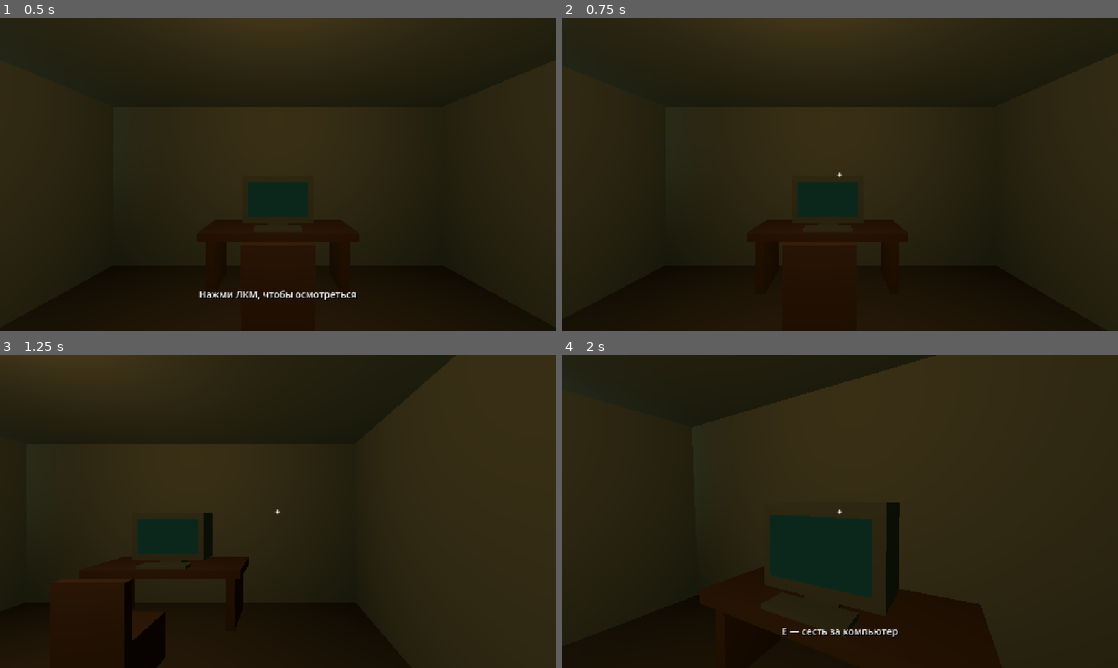
Above: before the commit, frames 1-4 (two rows, left to right).
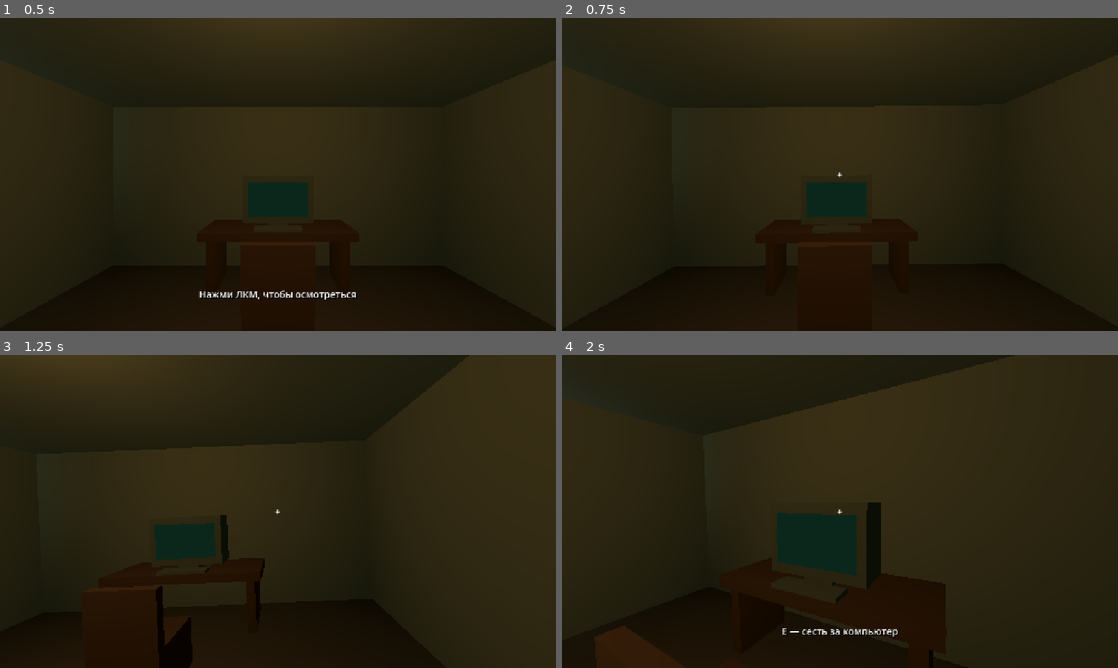
Above: after the commit, the same moments.

Repository: likhorada/SibGameJam_Autumn
Game: Godot game, scene res://scenes/main.tscn
The game is run twice, just before and just after one commit, with the same random seed, the same clock (stepped at 60 frames per second) and the same inputs.
Inputs (mouse positions are in pixels of both pictures, inside the frame that each line leads up to):
- Up to frame 1 (0.5 s): no input
- Up to frame 2 (0.75 s): tap Enter at 0.5 s; move the mouse to (962, 158) at 0.52 s; hold D (move_right) from 0.53 s (still down); hold E (interact) from 0.53 s (still down); click (962, 158) at 0.67 s
- Up to frame 3 (1.25 s): keep holding D (move_right); keep holding E (interact); tap Shift (sprint) at 0.8 s
- Up to frame 4 (2 s): move the mouse to (812, 511) at 1.27 s; release D (move_right) at 1.28 s; release E (interact) at 1.28 s; hold W (move_forward) from 1.28 s (still down); tap Shift (sprint) at 1.35 s; click (812, 511) at 1.42 s; tap E (interact) at 1.55 s

Frame 1 is identical in both runs. In frame 2, 0.4% of the frame differs, in the area x 39-55%, y 52-73%; in frame 3, 2.6%; in frame 4, 5.8%, in the area x 5-82%, y 0-100%.

Commit message:
Add movement-driven camera feedback and smoothed first-person motion

Diff:
--- a/scenes/player/player.tscn
+++ b/scenes/player/player.tscn
@@ -1,6 +1,7 @@
-[gd_scene load_steps=3 format=3]
+[gd_scene load_steps=4 format=3]
 
 [ext_resource type="Script" path="res://scripts/player/player.gd" id="1"]
+[ext_resource type="Script" path="res://scripts/player/camera_motion.gd" id="2"]
 
 [sub_resource type="CapsuleShape3D" id="Capsule"]
 radius = 0.25
@@ -17,7 +18,10 @@
 [node name="Head" type="Node3D" parent="."]
 position = Vector3(0, 1.6, 0)
 
-[node name="Camera3D" type="Camera3D" parent="Head"]
+[node name="CameraMotion" type="Node3D" parent="Head"]
+script = ExtResource("2")
+
+[node name="Camera3D" type="Camera3D" parent="Head/CameraMotion"]
 current = true
 near = 0.05
 fov = 75.0
--- a/scripts/main.gd
+++ b/scripts/main.gd
@@ -70,21 +70,23 @@
 	if what == NOTIFICATION_APPLICATION_FOCUS_OUT:
 		_release_pointer()
 		if is_instance_valid(player):
-			player.velocity = Vector3.ZERO
+			player.stop_motion()
 
 
 func enter_computer() -> void:
 	if mode != Mode.WALKING:
 		return
 	mode = Mode.ENTERING
-	player.controls_enabled = false
-	player.velocity = Vector3.ZERO
+	# Copy before disabling motion: preserve the exact rendered bob/roll/FOV.
+	transition_camera.global_transform = player.camera.global_transform
+	transition_camera.fov = player.camera.fov
+	player.set_controls_enabled(false)
 	player.interaction_id = &""
 	hud.hide()
-	transition_camera.global_transform = player.camera.global_transform
 	transition_camera.make_current()
 	transition = create_tween().set_trans(Tween.TRANS_SINE).set_ease(Tween.EASE_IN_OUT)
 	transition.tween_property(transition_camera, "global_transform", terminal.get_node("SeatView").global_transform, transition_seconds * 0.45)
+	transition.parallel().tween_property(transition_camera, "fov", player.camera_motion.base_fov, transition_seconds * 0.45)
 	transition.tween_property(transition_camera, "global_transform", terminal.get_node("MonitorView").global_transform, transition_seconds * 0.55)
 	transition.tween_callback(_show_desktop)
 
@@ -113,7 +115,7 @@
 func _resume_walking() -> void:
 	mode = Mode.WALKING
 	player.camera.make_current()
-	player.controls_enabled = true
+	player.set_controls_enabled(true)
 	hud.show()
 
 
@@ -127,6 +129,8 @@
 		_record_pointer_release()
 	pointer_was_captured = false
 	Input.mouse_mode = Input.MOUSE_MODE_VISIBLE
+	if is_instance_valid(player):
+		player.stop_motion()
 
 
 func _record_pointer_release() -> void:
--- /dev/null
+++ b/scripts/player/camera_motion.gd
@@ -0,0 +1,75 @@
+class_name PlayerCameraMotion
+extends Node3D
+## Visual-only feedback below Head. Never rotates the capsule or the look pivot.
+
+@export_group("Comfort")
+## Zero disables bob, roll, acceleration response and sprint FOV, not mouse smoothing.
+@export_range(0.0, 2.0) var effect_strength: float = 1.0
+@export_range(1.0, 30.0) var response: float = 10.0
+
+@export_group("Steps")
+@export_range(0.5, 3.0) var stride_length: float = 1.7
+@export_range(0.0, 0.08) var vertical_bob: float = 0.035
+@export_range(0.0, 0.06) var lateral_bob: float = 0.022
+@export_range(0.0, 2.0) var step_roll_degrees: float = 0.4
+@export_range(1.0, 2.0) var sprint_bob_multiplier: float = 1.4
+
+@export_group("Inertia")
+@export_range(0.0, 5.0) var strafe_roll_degrees: float = 2.2
+@export_range(0.0, 4.0) var turn_roll_degrees: float = 1.8
+@export_range(0.0, 4.0) var acceleration_pitch_degrees: float = 1.6
+@export_range(0.0, 3.0) var acceleration_roll_degrees: float = 0.5
+@export_range(0.0, 8.0) var max_roll_degrees: float = 4.5
+
+@export_group("Field of view")
+@export_range(60.0, 100.0) var base_fov: float = 75.0
+@export_range(60.0, 105.0) var sprint_fov: float = 80.0
+
+var step_phase: float = 0.0
+var _step_weight: float = 0.0
+
+@onready var camera: Camera3D = $Camera3D
+
+
+func _ready() -> void:
+	reset_motion()
+
+
+func update_feedback(
+	delta: float, local_velocity: Vector3, local_acceleration: Vector3,
+	look_velocity: Vector2, grounded: bool, sprinting: bool, active: bool,
+	walk_speed: float, sprint_speed: float
+) -> void:
+	var weight := 1.0 - exp(-response * delta)
+	var speed := Vector2(local_velocity.x, local_velocity.z).length() if active else 0.0
+	var moving := grounded and speed > 0.08
+	var run_weight := 0.0
+	if sprinting and moving:
+		run_weight = clampf((speed - walk_speed) / maxf(sprint_speed - walk_speed, 0.01), 0.0, 1.0)
+	var step_target := clampf(speed / maxf(walk_speed, 0.01), 0.0, 1.0) if moving else 0.0
+	_step_weight = lerpf(_step_weight, step_target, weight)
+	if moving:
+		step_phase = fposmod(step_phase + speed * delta * TAU / stride_length, TAU)
+	var amplitude := _step_weight * lerpf(1.0, sprint_bob_multiplier, run_weight)
+	var target_position := Vector3(
+		sin(step_phase) * lateral_bob, sin(step_phase * 2.0) * vertical_bob, 0.0
+	) * amplitude * effect_strength
+	var roll := sin(step_phase) * deg_to_rad(step_roll_degrees) * amplitude
+	var pitch := 0.0
+	if active:
+		roll -= clampf(local_velocity.x / maxf(walk_speed, 0.01), -1.0, 1.0) * deg_to_rad(strafe_roll_degrees)
+		roll -= clampf(look_velocity.x / 3.0, -1.0, 1.0) * deg_to_rad(turn_roll_degrees)
+		roll -= clampf(local_acceleration.x / 18.0, -1.0, 1.0) * deg_to_rad(acceleration_roll_degrees)
+		pitch = -clampf(local_acceleration.z / 18.0, -1.0, 1.0) * deg_to_rad(acceleration_pitch_degrees)
+	roll = clampf(roll, -deg_to_rad(max_roll_degrees), deg_to_rad(max_roll_degrees))
+	position = position.lerp(target_position, weight)
+	rotation = rotation.lerp(Vector3(pitch, 0.0, roll) * effect_strength, weight)
+	var target_fov := lerpf(base_fov, sprint_fov, run_weight * effect_strength)
+	camera.fov = lerpf(camera.fov, target_fov, weight)
+
+
+func reset_motion() -> void:
+	step_phase = 0.0
+	_step_weight = 0.0
+	transform = Transform3D.IDENTITY
+	camera.fov = base_fov
--- a/scripts/player/player.gd
+++ b/scripts/player/player.gd
@@ -3,44 +3,90 @@
 
 @export var walk_speed: float = 2.5
 @export var sprint_speed: float = 4.3
+@export_range(1.0, 60.0) var acceleration: float = 18.0
+@export_range(1.0, 60.0) var braking: float = 22.0
 @export var mouse_sensitivity: float = 0.0022
 @export var interaction_distance: float = 2.2
+## Exponential response in 1/seconds; zero gives instant mouse look.
+@export_range(0.0, 40.0) var look_response: float = 18.0
+@export_range(0.0, 15.0) var max_look_lag_degrees: float = 6.0
 
 var controls_enabled: bool = true
 var interaction_id: StringName = &""
+var _pending_look := Vector2.ZERO
+var _motion_velocity := Vector3.ZERO
+var _motion_acceleration := Vector3.ZERO
 
 @onready var head: Node3D = $Head
-@onready var camera: Camera3D = $Head/Camera3D
+@onready var camera_motion: PlayerCameraMotion = $Head/CameraMotion
+@onready var camera: Camera3D = $Head/CameraMotion/Camera3D
 
 
 func _unhandled_input(event: InputEvent) -> void:
 	if not controls_enabled or Input.mouse_mode != Input.MOUSE_MODE_CAPTURED:
 		return
 	if event is InputEventMouseMotion:
-		rotate_y(-event.screen_relative.x * mouse_sensitivity)
-		head.rotation.x = clampf(
-			head.rotation.x - event.screen_relative.y * mouse_sensitivity,
-			deg_to_rad(-80.0), deg_to_rad(80.0)
-		)
+		_pending_look += event.screen_relative * mouse_sensitivity
+		# Preserve total input while bounding the lag of a fast mouse flick.
+		var limit := deg_to_rad(max_look_lag_degrees)
+		var retained := _pending_look.clamp(Vector2(-limit, -limit), Vector2(limit, limit))
+		_apply_look(_pending_look - retained)
+		_pending_look = retained
+
+
+func _process(delta: float) -> void:
+	if not controls_enabled:
+		return
+	var active := Input.mouse_mode == Input.MOUSE_MODE_CAPTURED
+	var applied_look := Vector2.ZERO
+	if active:
+		var weight := 1.0 if look_response <= 0.0 else 1.0 - exp(-look_response * delta)
+		applied_look = _pending_look * weight
+		_pending_look -= applied_look
+		_apply_look(applied_look)
+	else:
+		_pending_look = Vector2.ZERO
+	var local_velocity := global_basis.inverse() * _motion_velocity
+	var local_acceleration := global_basis.inverse() * _motion_acceleration
+	camera_motion.update_feedback(
+		delta, local_velocity, local_acceleration, applied_look / maxf(delta, 0.0001),
+		is_on_floor(), Input.is_action_pressed("sprint"), active, walk_speed, sprint_speed
+	)
+
+
+func _apply_look(amount: Vector2) -> void:
+	rotate_y(-amount.x)
+	head.rotation.x = clampf(head.rotation.x - amount.y, deg_to_rad(-80.0), deg_to_rad(80.0))
 
 
 func _physics_process(delta: float) -> void:
 	interaction_id = &""
 	if not controls_enabled:
-		velocity = Vector3.ZERO
+		stop_motion()
 		return
 	var direction := Vector3.ZERO
 	if Input.mouse_mode == Input.MOUSE_MODE_CAPTURED:
 		var axis := Input.get_vector("move_left", "move_right", "move_forward", "move_backward")
 		direction = global_basis * Vector3(axis.x, 0.0, axis.y)
 	var speed := sprint_speed if Input.is_action_pressed("sprint") else walk_speed
-	velocity.x = direction.x * speed
-	velocity.z = direction.z * speed
+	var horizontal := Vector3(velocity.x, 0.0, velocity.z)
+	var target := direction * speed
+	var rate := acceleration if target.length_squared() > horizontal.length_squared() else braking
+	horizontal = horizontal.move_toward(target, rate * delta)
+	# Focus loss/Esc must stop immediately, not continue the normal braking glide.
+	if Input.mouse_mode != Input.MOUSE_MODE_CAPTURED:
+		horizontal = Vector3.ZERO
+	velocity.x = horizontal.x
+	velocity.z = horizontal.z
 	if not is_on_floor():
 		velocity += get_gravity() * delta
 	else:
 		velocity.y = 0.0
 	move_and_slide()
+	var actual_velocity := get_real_velocity()
+	actual_velocity.y = 0.0
+	_motion_acceleration = ((actual_velocity - _motion_velocity) / maxf(delta, 0.0001)).limit_length(30.0)
+	_motion_velocity = actual_velocity
 	if Input.mouse_mode == Input.MOUSE_MODE_CAPTURED:
 		interaction_id = find_interaction()
 
@@ -58,5 +104,20 @@
 func place_at(marker: Node3D) -> void:
 	global_transform = marker.global_transform
 	head.rotation = Vector3.ZERO
+	stop_motion(true)
+	interaction_id = &""
+
+
+func set_controls_enabled(enabled: bool) -> void:
+	controls_enabled = enabled
+	if not enabled:
+		stop_motion(true)
+
+
+func stop_motion(reset_camera: bool = false) -> void:
 	velocity = Vector3.ZERO
-	interaction_id = &""
+	_motion_velocity = Vector3.ZERO
+	_motion_acceleration = Vector3.ZERO
+	_pending_look = Vector2.ZERO
+	if reset_camera:
+		camera_motion.reset_motion()
--- /dev/null
+++ b/tests/camera_motion_smoke.gd
@@ -0,0 +1,167 @@
+extends SceneTree
+## godot --path . --script res://tests/camera_motion_smoke.gd
+## Needs a real display for captured-mouse input, just like prototype_smoke.gd.
+
+var failures: int = 0
+var game: Node3D
+var player: ApartmentPlayer
+
+
+func _initialize() -> void:
+	_run.call_deferred()
+
+
+func _run() -> void:
+	if DisplayServer.get_name() == "headless":
+		push_error("Omit --headless for camera/input tests.")
+		quit(2)
+		return
+	game = load("res://scenes/main.tscn").instantiate()
+	root.add_child(game)
+	current_scene = game
+	game.transition_seconds = 0.08
+	player = game.player
+	_spawn(Vector3(4.2, 0.02, 3.5))
+	await _frames(12)
+
+	Input.action_press("move_forward")
+	await _frames(3)
+	var initial_speed := Vector2(player.velocity.x, player.velocity.z).length()
+	_expect(initial_speed > 0.1 and initial_speed < player.walk_speed, "Short acceleration, not instant full speed")
+	await _frames(20)
+	_expect(is_equal_approx(player.velocity.length(), player.walk_speed), "Walk reaches configured speed")
+	_expect(player.camera_motion.position.length() > 0.002, "Walking produces bob")
+	Input.action_release("move_forward")
+	await _frames(2)
+	_expect(player.velocity.length() > 0.05 and player.velocity.length() < player.walk_speed, "Short braking, not instant stop")
+	await _frames(45)
+	_expect(player.velocity.length() < 0.01, "Braking settles to rest")
+	_expect(player.camera_motion.position.length() < 0.001, "Bob settles to neutral")
+	_expect(player.camera_motion.rotation.length() < 0.001, "Acceleration tilt settles")
+
+	_spawn(Vector3(4.2, 0.02, 3.5))
+	Input.action_press("move_forward")
+	Input.action_press("move_right")
+	await _frames(18)
+	_expect(Vector2(player.velocity.x, player.velocity.z).length() <= player.walk_speed + 0.01, "Diagonal input is normalized")
+	_expect(player.camera_motion.rotation.z < -0.005, "Strafing banks the camera")
+	Input.action_release("move_forward")
+	Input.action_release("move_right")
+
+	_spawn(Vector3(4.2, 0.02, 3.5))
+	Input.action_press("sprint")
+	await _frames(25)
+	_expect(absf(player.camera.fov - 75.0) < 0.01, "Shift alone does not change FOV")
+	Input.action_press("move_forward")
+	await _frames(45)
+	_expect(player.camera.fov > 79.0 and player.camera.fov <= 80.01, "Actual sprint widens FOV")
+	Input.action_release("move_forward")
+	Input.action_release("sprint")
+	await _frames(60)
+	_expect(absf(player.camera.fov - 75.0) < 0.01, "Sprint FOV returns at rest")
+
+	_spawn(Vector3(5.02, 0.02, 1.1))
+	Input.action_press("move_right")
+	Input.action_press("sprint")
+	await _frames(60)
+	var phase_at_wall: float = player.camera_motion.step_phase
+	await _frames(30)
+	_expect(absf(player.camera_motion.step_phase - phase_at_wall) < 0.001, "No footsteps while pushing against a wall")
+	_expect(player.camera_motion.position.length() < 0.001, "No stationary wall bob")
+	_expect(absf(player.camera.fov - 75.0) < 0.01, "No sprint FOV against a wall")
+	Input.action_release("move_right")
+	Input.action_release("sprint")
+
+	_spawn(Vector3(4.2, 0.02, 1.1))
+	var mouse := InputEventMouseMotion.new()
+	mouse.screen_relative = Vector2(20, 0)
+	player._unhandled_input(mouse)
+	_expect(absf(player.rotation.y) < 0.001, "Small mouse input starts with a bounded look lag")
+	await _frames(3)
+	_expect(player.rotation.y < -0.001 and player.rotation.y > -0.044, "Look smoothly catches up")
+	_expect(absf(player.camera_motion.rotation.z) > 0.0001, "Turning gives visual roll")
+	await _frames(40)
+	_expect(absf(player.rotation.y + 0.044) < 0.001, "Smoothed look preserves total mouse input")
+	mouse.screen_relative = Vector2(0, -20000)
+	player._unhandled_input(mouse)
+	await _frames(3)
+	_expect(player.head.rotation.x <= deg_to_rad(80.0) + 0.0001, "Pitch remains clamped on large flicks")
+	game._notification(Node.NOTIFICATION_APPLICATION_FOCUS_OUT)
+	var released_yaw := player.rotation.y
+	await _frames(20)
+	_expect(is_equal_approx(player.rotation.y, released_yaw), "No delayed look after focus loss")
+	_expect(player.velocity == Vector3.ZERO, "Focus loss stops motion immediately")
+
+	# Isolated numerical check: visual response at 30, 60 and 144 render updates/sec.
+	player.set_process(false)
+	player.set_physics_process(false)
+	var pose_30 := _simulate_visuals(30)
+	var pose_60 := _simulate_visuals(60)
+	var pose_144 := _simulate_visuals(144)
+	_expect(pose_30.origin.distance_to(pose_144.origin) < 0.006, "Bob is consistent at 30/144 FPS")
+	_expect(pose_60.origin.distance_to(pose_144.origin) < 0.003, "Bob is consistent at 60/144 FPS")
+	_expect(pose_30.basis.get_euler().distance_to(pose_144.basis.get_euler()) < 0.002, "Roll smoothing is frame-rate independent")
+	player.camera_motion.effect_strength = 0.0
+	_simulate_visuals(60)
+	_expect(player.camera_motion.position.length() < 0.0001, "Zero strength removes offsets")
+	_expect(player.camera_motion.rotation.length() < 0.0001, "Zero strength removes roll/pitch")
+	_expect(absf(player.camera.fov - 75.0) < 0.001, "Zero strength removes sprint FOV")
+	player.camera_motion.effect_strength = 1.0
+	player.set_process(true)
+	player.set_physics_process(true)
+
+	# Enter from a non-neutral rendered pose and FOV, without a handoff jump.
+	_spawn(Vector3(0, 0.02, -0.55))
+	player.camera_motion.position = Vector3(0.02, 0.03, 0)
+	player.camera_motion.rotation = Vector3(0.01, 0, 0.03)
+	player.camera.fov = 79.0
+	var source_pose := player.camera.global_transform
+	game.enter_computer()
+	_expect(game.transition_camera.global_transform.is_equal_approx(source_pose), "PC inherits the exact rendered pose")
+	_expect(is_equal_approx(game.transition_camera.fov, 79.0), "PC inherits sprint FOV before resetting")
+	_expect(player.camera_motion.transform.is_equal_approx(Transform3D.IDENTITY), "Hidden player feedback resets")
+	Input.action_press("move_forward")
+	await create_timer(0.2).timeout
+	_expect(game.mode == game.Mode.COMPUTER, "PC transition still completes")
+	_expect(absf(game.transition_camera.fov - 75.0) < 0.001, "PC smoothly returns to base FOV")
+	_expect(player.camera_motion.transform.is_equal_approx(Transform3D.IDENTITY), "No feedback behind the desktop")
+	Input.action_release("move_forward")
+	game.leave_computer()
+	await create_timer(0.2).timeout
+	_expect(game.mode == game.Mode.WALKING and player.camera.current, "Return to walking camera")
+	_expect(absf(player.camera.fov - 75.0) < 0.001, "No FOV jump on return")
+	_expect(player.camera_motion.position.length() < 0.001, "Return starts at neutral pose")
+
+	print("CAMERA MOTION SMOKE: %s (%d failures)" % ["PASS" if failures == 0 else "FAIL", failures])
+	game.queue_free()
+	await process_frame
+	quit(0 if failures == 0 else 1)
+
+
+func _simulate_visuals(fps: int) -> Transform3D:
+	player.camera_motion.reset_motion()
+	for index: int in range(fps):
+		player.camera_motion.update_feedback(
+			1.0 / fps, Vector3(1.5, 0, -4), Vector3.ZERO, Vector2(0.5, 0),
+			true, true, true, player.walk_speed, player.sprint_speed
+		)
+	return player.camera_motion.transform
+
+
+func _spawn(point: Vector3) -> void:
+	player.position = point
+	player.rotation = Vector3.ZERO
+	player.head.rotation = Vector3.ZERO
+	player.stop_motion(true)
+	Input.mouse_mode = Input.MOUSE_MODE_CAPTURED
+
+
+func _frames(count: int) -> void:
+	for index: int in range(count):
+		await physics_frame
+
+
+func _expect(condition: bool, message: String) -> void:
+	if not condition:
+		failures += 1
+		push_error("CAMERA: " + message)
--- a/tests/prototype_smoke.gd
+++ b/tests/prototype_smoke.gd
@@ -71,6 +71,7 @@
 		player.position = Vector3(0, 0.02, -0.55)
 		player.rotation = Vector3.ZERO
 		player.head.rotation = Vector3(-0.18, 0, 0)
+		player.stop_motion(true)
 		Input.mouse_mode = Input.MOUSE_MODE_CAPTURED
 		await _frames(3)
 		_expect(player.interaction_id == &"computer", "Computer ray available, cycle %d" % cycle)
@@ -129,7 +130,7 @@
 func _walk(start: Vector3, yaw: float, action: StringName, frames: int) -> void:
 	player.position = start
 	player.rotation = Vector3(0, yaw, 0)
-	player.velocity = Vector3.ZERO
+	player.stop_motion(true)
 	Input.mouse_mode = Input.MOUSE_MODE_CAPTURED
 	Input.action_press(action)
 	await _frames(frames)
Not shown, added: scripts/player/camera_motion.gd.uid
Not shown, added: tests/camera_motion_smoke.gd.uid
Not shown, changed: README.md
Not shown, added: doc/CAMERA_FEEL.md
Not shown, changed: scripts/README.md
